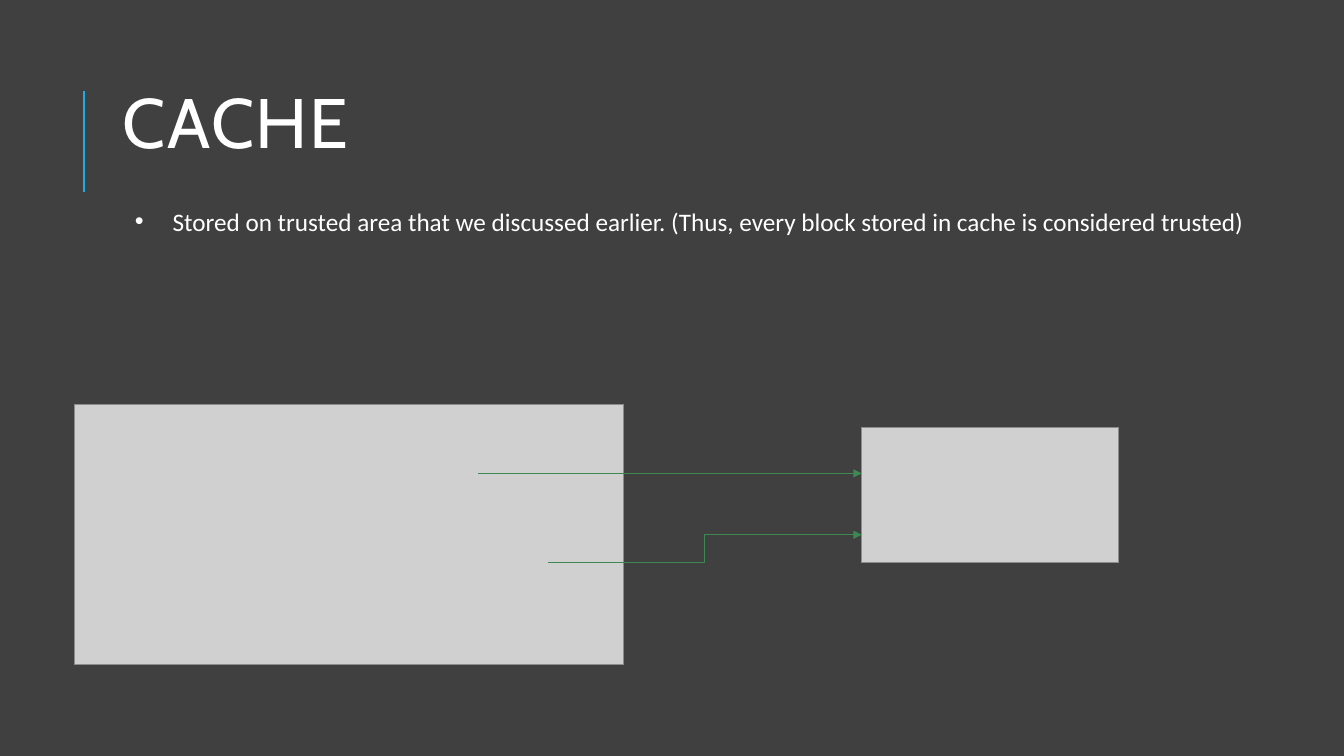
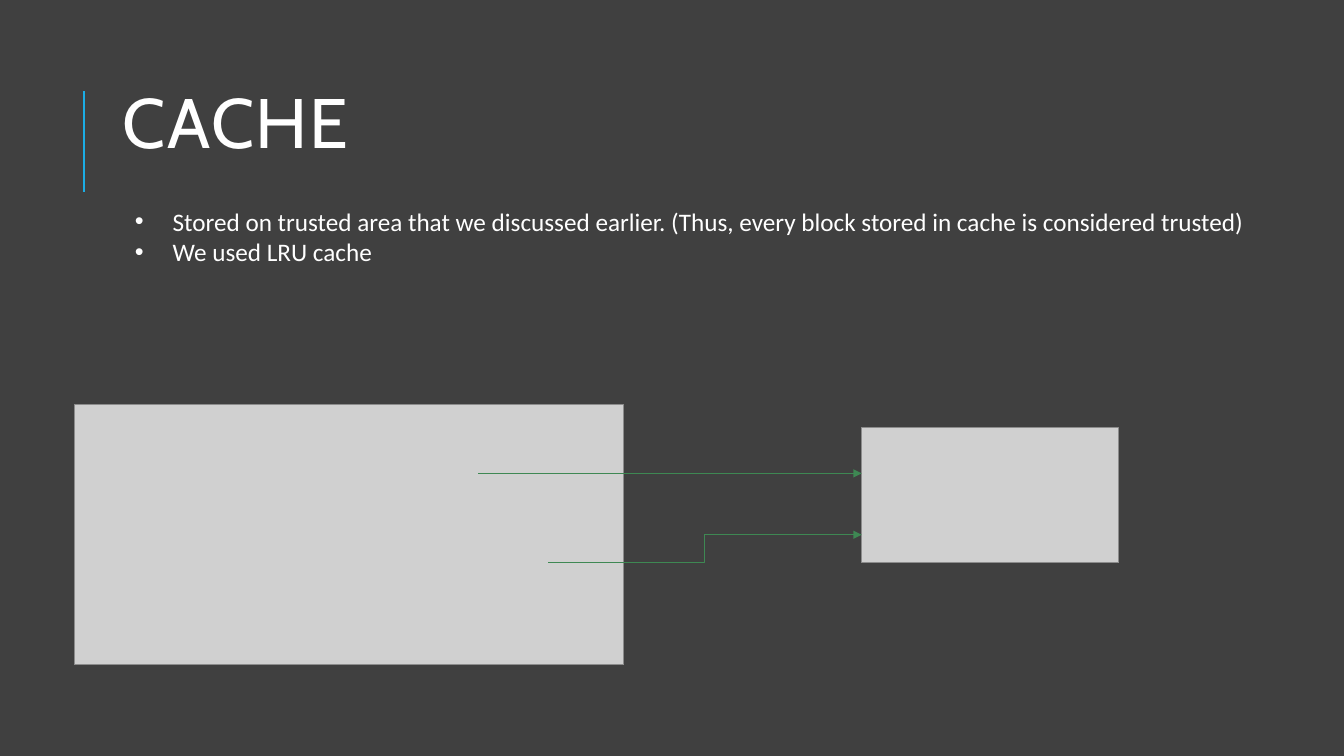
Before and after one commit to mahersanalla/IntegrityTree_, a slide deck: slide 16 of Integrity_Tree_updated.pptx. Drawn at 1344x756 pixels with LibreOffice and Linux fonts; fonts in the diff are those of the drawing; grey boxes stand for pictures. Boxes give left, top, right and bottom in pixels: in the first picture for what was removed or moved away, otherwise in the second. Text is boxed around its words. In the diff, an @@ line names an element or a change of style, - is before the commit and + after.

```diff
--- a/Integrity_Tree_updated.pptx
+++ b/Integrity_Tree_updated.pptx
@@ text at (x1=173, y1=243, x2=372, y2=261): paragraph added @@
+  • We used LRU cache
```
Also in this commit, not shown: 6 other slides changed, 3 slides added.
